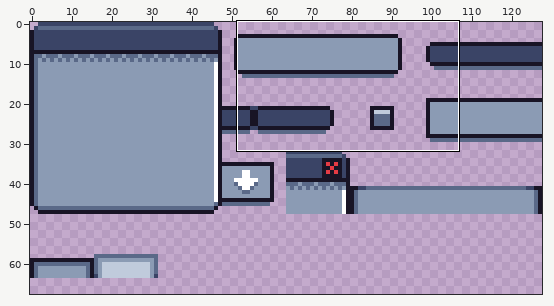
Two versions of one sprite sheet, wingrid/assets/art/tiles/tiles_gray.png. Above, an overview of the earlier version with the close-up marked.
Close-up. Before the commit:
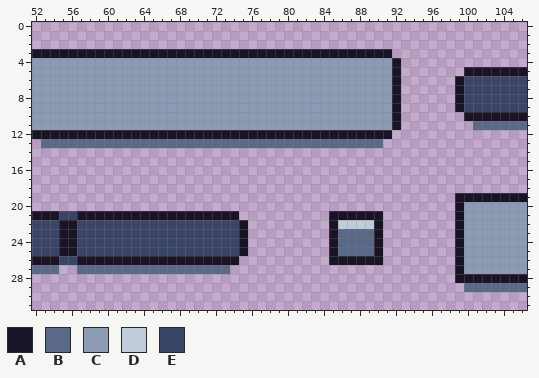
The file is 128x128 pixels. Shown: x 52..106, y 0..31. The wide view leaves out empty margins.
Palette (. is transparent): A #181425  B #5a6988  C #8b9bb4  D #c0cbdc  E #3a4466
Pixels before, first column x 52:
 3 AAAAAAAAAAAAAAAAAAAAAAAAAAAAAAAAAAAAAAAA...............
 4 CCCCCCCCCCCCCCCCCCCCCCCCCCCCCCCCCCCCCCCCA..............
 5 CCCCCCCCCCCCCCCCCCCCCCCCCCCCCCCCCCCCCCCCA.......AAAAAAA
 6 CCCCCCCCCCCCCCCCCCCCCCCCCCCCCCCCCCCCCCCCA......AEEEEEEE
 7 CCCCCCCCCCCCCCCCCCCCCCCCCCCCCCCCCCCCCCCCA......AEEEEEEE
 8 CCCCCCCCCCCCCCCCCCCCCCCCCCCCCCCCCCCCCCCCA......AEEEEEEE
 9 CCCCCCCCCCCCCCCCCCCCCCCCCCCCCCCCCCCCCCCCA......AEEEEEEE
10 CCCCCCCCCCCCCCCCCCCCCCCCCCCCCCCCCCCCCCCCA.......AAAAAAA
11 CCCCCCCCCCCCCCCCCCCCCCCCCCCCCCCCCCCCCCCCA........BBBBBB
12 AAAAAAAAAAAAAAAAAAAAAAAAAAAAAAAAAAAAAAAA...............
13 .BBBBBBBBBBBBBBBBBBBBBBBBBBBBBBBBBBBBBB................
14 .......................................................
15 .......................................................
16 .......................................................
17 .......................................................
18 .......................................................
19 ...............................................AAAAAAAA
20 ...............................................ACCCCCCC
21 AAAEEAAAAAAAAAAAAAAAAAA..........AAAAAA........ACCCCCCC
22 EEEAAEEEEEEEEEEEEEEEEEEA.........ADDDDA........ACCCCCCC
23 EEEAAEEEEEEEEEEEEEEEEEEA.........ABBBBA........ACCCCCCC
24 EEEAAEEEEEEEEEEEEEEEEEEA.........ABBBBA........ACCCCCCC
25 EEEAAEEEEEEEEEEEEEEEEEEA.........ABBBBA........ACCCCCCC
26 AAAEEAAAAAAAAAAAAAAAAAA..........AAAAAA........ACCCCCCC
27 BBB..BBBBBBBBBBBBBBBBB.........................ACCCCCCC
28 ...............................................AAAAAAAA
29 ................................................BBBBBBB
And afterwards:
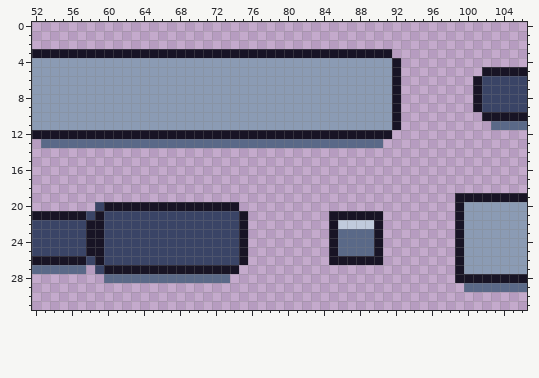
Diff:
{"y":5,"x":100,"old":"AA","new":".."}
{"y":6,"x":99,"old":"AEE","new":"..A"}
{"y":7,"x":99,"old":"AEE","new":"..A"}
{"y":8,"x":99,"old":"AEE","new":"..A"}
{"y":9,"x":99,"old":"AEE","new":"..A"}
{"y":10,"x":100,"old":"AA","new":".."}
{"y":11,"x":101,"old":"BB","new":".."}
{"y":20,"x":59,"old":"................","new":"EAAAAAAAAAAAAAAA"}
{"y":21,"x":55,"old":"EE","new":"AA"}
{"y":21,"x":58,"old":"A","new":"E"}
{"y":21,"x":60,"old":"AAAAAAAAAAAAAAA.","new":"EEEEEEEEEEEEEEEA"}
{"y":22,"x":55,"old":"AA","new":"EE"}
{"y":22,"x":58,"old":"EE","new":"AA"}
{"y":23,"x":55,"old":"AA","new":"EE"}
{"y":23,"x":58,"old":"EE","new":"AA"}
{"y":24,"x":55,"old":"AA","new":"EE"}
{"y":24,"x":58,"old":"EE","new":"AA"}
{"y":25,"x":55,"old":"AA","new":"EE"}
{"y":25,"x":58,"old":"EE","new":"AA"}
{"y":26,"x":55,"old":"EE","new":"AA"}
{"y":26,"x":58,"old":"A","new":"E"}
{"y":26,"x":60,"old":"AAAAAAAAAAAAAAA.","new":"EEEEEEEEEEEEEEEA"}
{"y":27,"x":55,"old":"..","new":"BB"}
{"y":27,"x":58,"old":"BBBBBBBBBBBBBBBB.","new":".EAAAAAAAAAAAAAAA"}
{"y":28,"x":60,"old":"..............","new":"BBBBBBBBBBBBBB"}
{"label":"changed","picture_box":[455,67,491,130]}
{"label":"changed","picture_box":[59,202,248,283]}
